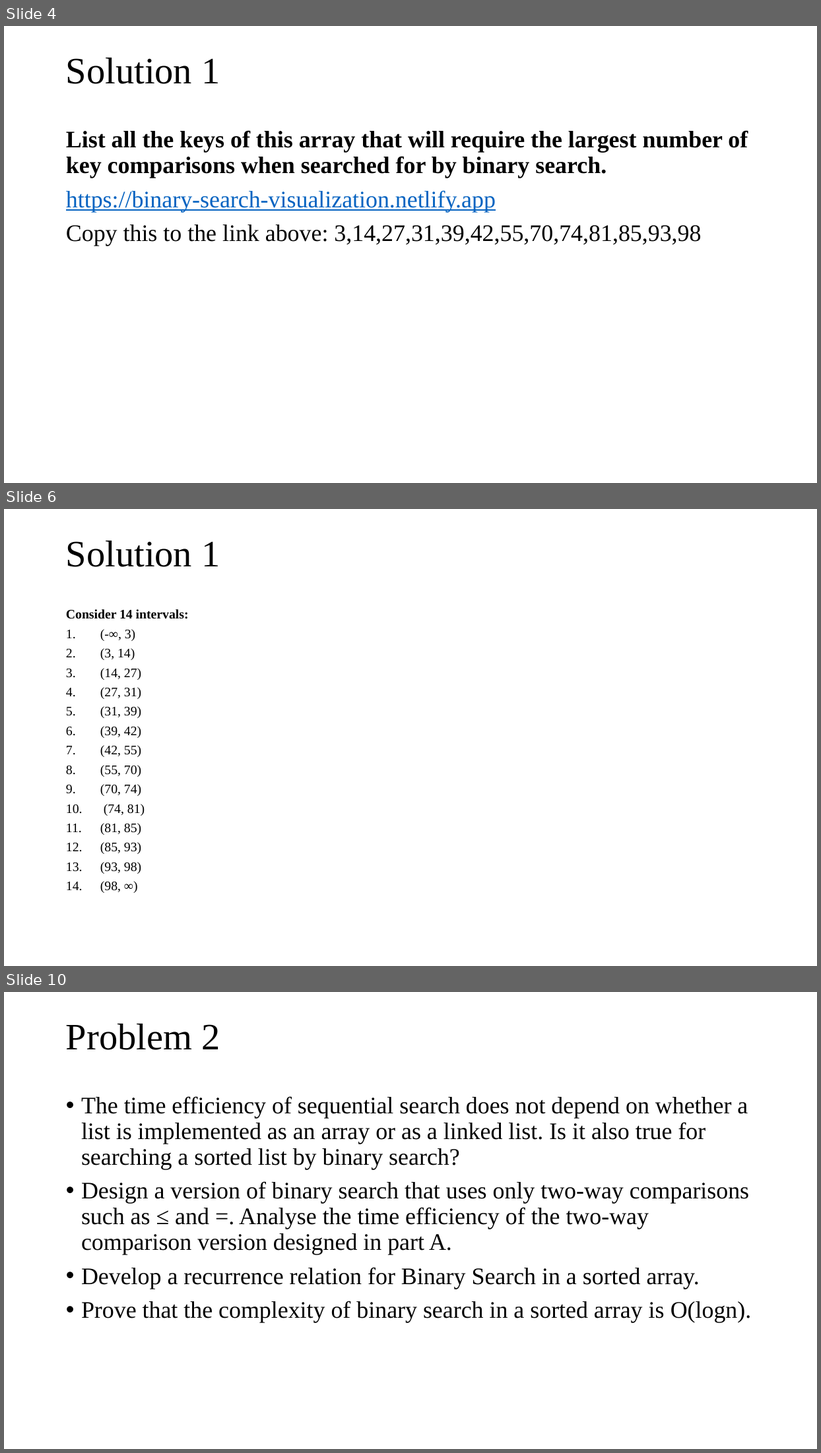
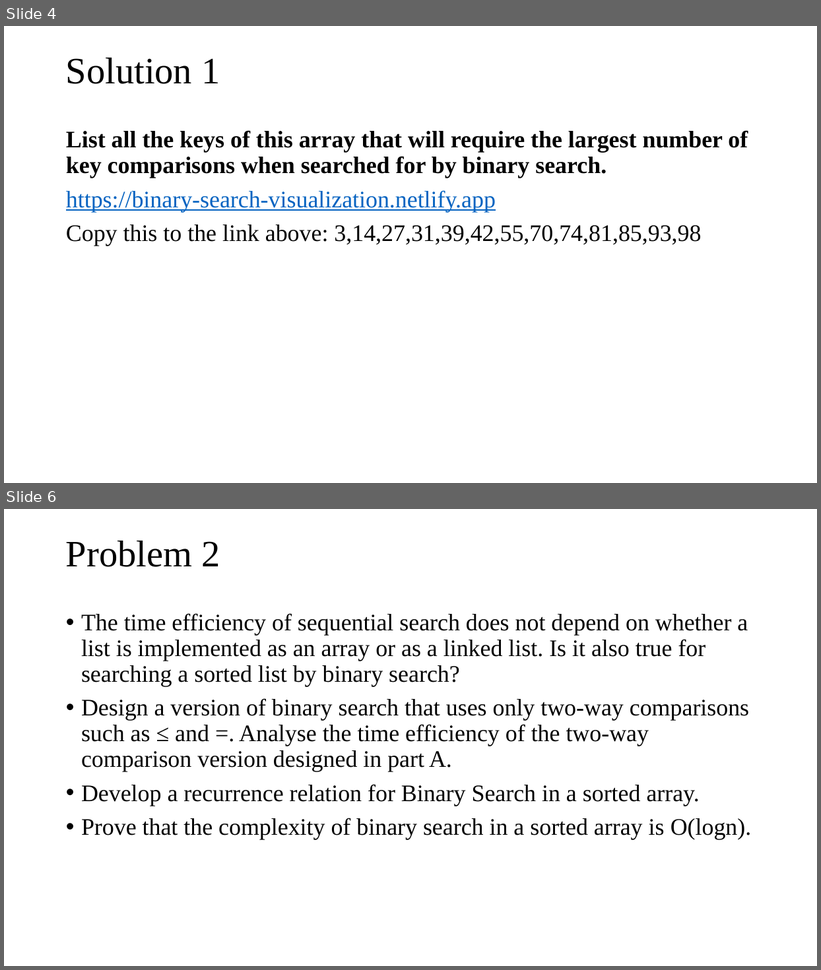
Before and after one commit to tamlhp/2801ict, a slide deck: week-7&8/problem-set/2801ict-week7&8.pptx. Shown one above the other, each under a label of ours: slides 4, 6 and 10 before the commit, slides 4 and 6 after it; the slides between them are not shown. The pictures are 821x1453 and 821x970 pixels, drawn with LibreOffice and Linux fonts; fonts in the diff are those of the drawing. Boxes give left, top, right and bottom in pixels: in the first picture for what was removed or moved away, otherwise in the second. Text is boxed around its words. In the diff, an @@ line names an element or a change of style, - is before the commit and + after.

```diff
--- a/week-7&8/problem-set/2801ict-week7&8.pptx
+++ b/week-7&8/problem-set/2801ict-week7&8.pptx
@@ slide 6 removed at bbox=[4, 509, 817, 966], background #FFFFFF @@
@@ title removed at bbox=[66, 540, 220, 567] @@
-Solution 1
@@ text removed at bbox=[66, 609, 189, 893] @@
-Consider 14 intervals:
-1. (-∞, 3)
-2. (3, 14)
-3. (14, 27)
-4. (27, 31)
-5. (31, 39)
-6. (39, 42)
-7. (42, 55)
-8. (55, 70)
-9. (70, 74)
-10. (74, 81)
-11. (81, 85)
-12. (85, 93)
-13. (93, 98)
-14. (98, ∞)
@@ what was slide 10 is now slide 6 @@
```
Also in this commit, not shown: 1 slide added, 4 other slides removed, 1 other file.
